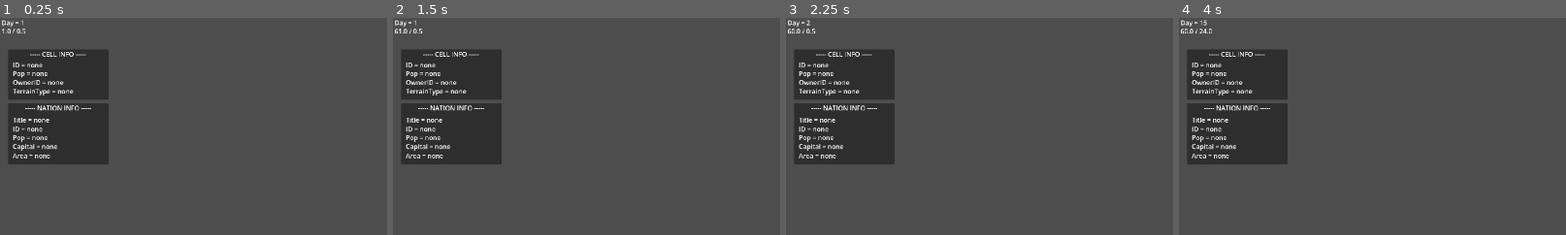
Above: before the commit, frames 1-4 (left to right).
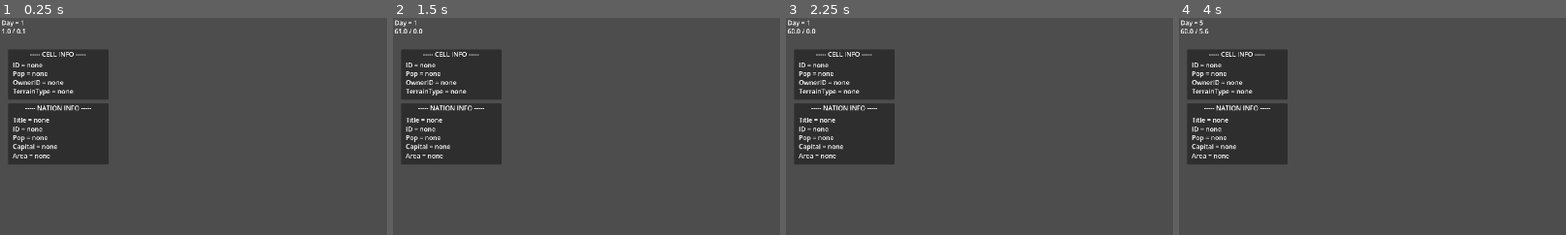
Above: after the commit, the same moments.

Repository: PowerThePowerfullest64/UntitledMapGame
Game: Godot game, scene res://main.tscn
The game is run twice, just before and just after one commit, with the same random seed, the same clock (stepped at 60 frames per second) and the same inputs.
Inputs (mouse positions are % of the whole screen's width and height, from its top left):
- Up to frame 1 (0.25 s): no input
- Up to frame 2 (1.5 s): tap Enter at 0.5 s; move the mouse to (72, 45) at 0.52 s; hold Right (cell_right, bound only after the commit) 0.53-1.28 s; tap T (change_cell_owner) at 0.6 s; click (72, 45) at 0.8 s; tap Space (toggle_pause, bound only after the commit) at 1.25 s; move the mouse to (30, 55) at 1.27 s; hold Down (cell_down, bound only after the commit) from 1.28 s (still down); click (30, 55) at 1.35 s
- Up to frame 3 (2.25 s): tap 1 (speed1) at 1.55, 2.1 s; tap Enter at 2 s; move the mouse to (60, 28) at 2.02 s; release Down (cell_down, bound only after the commit) at 2.03 s; hold Right (cell_right, bound only after the commit) from 2.03 s (still down)
- Up to frame 4 (4 s): tap 2 (speed2) at 2.3, 2.85 s; tap Space (toggle_pause, bound only after the commit) at 2.75 s; move the mouse to (45, 70) at 2.77 s; release Right (cell_right, bound only after the commit) at 2.78 s; hold Up (cell_up, bound only after the commit) 2.78-3.53 s; tap 3 (speed3) at 3.05, 3.6 s; tap Enter at 3.5 s; move the mouse to (80, 65) at 3.52 s; hold Left (cell_left, bound only after the commit) from 3.53 s (still down); tap 4 (speed4) at 3.8 s
The pictures show only the part of the screen within x 0-50%, y 0-50%; the shares and areas given below are measured in that part.

The runs differ from the first frame. In frame 1, less than 0.1% of the frame differs, in the area x 5-7%, y 4-8%; in frame 2, less than 0.1%; in frame 3, less than 0.1%; in frame 4, less than 0.1%, in the area x 5-9%, y 0-8%.

Commit message:
Balanced Taxes, Balanced Time, Balanced Pop Growth, Added Arrow Cell Movement Selection

Diff:
--- a/Scripts/Globals/map_manager.gd
+++ b/Scripts/Globals/map_manager.gd
@@ -15,7 +15,7 @@
 
 var updating_cells: bool = false
 var cell_index: int = 0
-const CHUNK_SIZE: int = 200000 # cells updated per frame: higher = more work in less frames
+const CHUNK_SIZE: int = 500000 # cells updated per frame: higher = more work in less frames
 
 var noise: FastNoiseLite = FastNoiseLite.new()
 
@@ -64,6 +64,8 @@
 	initialize()
 
 func _process(_delta: float) -> void:
+
+
 	if not updating_cells: return
 
 	if cell_index >= cell_count:
@@ -77,7 +79,9 @@
 	var end_index: int = cell_index + count
 
 	for i in range(cell_index, end_index):
-		population[i] *= 1.0025
+		var births: float = population[i] * 0.00075
+		var deaths: float = population[i] * 0.0005
+		population[i] += births - deaths
 
 	cell_index = end_index
 
--- a/Scripts/Globals/player_manager.gd
+++ b/Scripts/Globals/player_manager.gd
@@ -33,6 +33,18 @@
 		selected_cell_id = index
 		is_cell_selected = true
 
+	var cell_move: Vector2i = Vector2i.ZERO
+	if Input.is_action_just_pressed("cell_up"): cell_move.y -= 1
+	if Input.is_action_just_pressed("cell_left"): cell_move.x -= 1
+	if Input.is_action_just_pressed("cell_down"): cell_move.y += 1
+	if Input.is_action_just_pressed("cell_right"): cell_move.x += 1
+
+	var new_cell_pos: Vector2i = selected_cell + cell_move
+
+	if is_cell_selected and cell_move != Vector2i.ZERO and MapManager.within_bounds(new_cell_pos):
+		selected_cell = new_cell_pos
+		selected_cell_id = MapManager.pos_to_idx(selected_cell)
+
 	queue_redraw()
 
 func _draw() -> void:
--- a/Scripts/Globals/time_manager.gd
+++ b/Scripts/Globals/time_manager.gd
@@ -5,26 +5,45 @@
 var accumulator: float = 0.0
 var tps: float = 0.0
 var tick_duration: float = 0.0
+const TPS_RATE: float = 0.02 # how fast tps interpolates to target tps
+var target_tps: float = 0.0
+
+var paused: bool = false
 
 signal day_passed(day: int)
 
 const SPEED1: float = 0.5
 const SPEED2: float = 2.0
-const SPEED3: float = 8.0
-const SPEED4: float = 24.0
+const SPEED3: float = 5.0
+const SPEED4: float = 16.0
+
+func set_target_tps(_target_tps: float) -> void:
+	target_tps = _target_tps
 
 func set_tps(_tps: float) -> void:
 	tps = _tps
-	tick_duration = 1.0 / tps
+
+	if tps == 0.0:
+		tick_duration = INF
+	else:
+		tick_duration = 1.0 / tps
 
 func _ready() -> void:
-	set_tps(SPEED1)
+	set_target_tps(SPEED1)
 
 func _process(delta: float) -> void:
-	if Input.is_action_just_pressed("speed1"): set_tps(SPEED1)
-	if Input.is_action_just_pressed("speed2"): set_tps(SPEED2)
-	if Input.is_action_just_pressed("speed3"): set_tps(SPEED3)
-	if Input.is_action_just_pressed("speed4"): set_tps(SPEED4)
+	if Input.is_action_just_pressed("toggle_pause"):
+		paused = not paused
+
+	if paused:
+		set_tps(0.0)
+	else:
+		set_tps(lerp(tps, target_tps, TPS_RATE))
+
+	if Input.is_action_just_pressed("speed1"): set_target_tps(SPEED1)
+	if Input.is_action_just_pressed("speed2"): set_target_tps(SPEED2)
+	if Input.is_action_just_pressed("speed3"): set_target_tps(SPEED3)
+	if Input.is_action_just_pressed("speed4"): set_target_tps(SPEED4)
 
 	accumulator += delta
 
--- a/Scripts/Globals/ui_manager.gd
+++ b/Scripts/Globals/ui_manager.gd
@@ -44,7 +44,7 @@
 	day_counter.text = "Day = " + str(day)
 
 func update_fps_counter() -> void:
-	fps_counter.text = str(Engine.get_frames_per_second()) + " / " + str(TimeManager.tps)
+	fps_counter.text = str(Engine.get_frames_per_second()) + " / %.1f" % TimeManager.tps
 
 func update_cell_id() -> void:
 	if not PlayerManager.is_cell_selected:
--- a/Scripts/nation.gd
+++ b/Scripts/nation.gd
@@ -6,7 +6,7 @@
 var cells: Array[int] = [] # the cells which it owns stored as ids
 var area: int = 0
 var capital: float = 0.0
-var tax_rate: float = 1.0 # capital per person
+var tax_rate: float = 0.01 # capital per person per day
 
 func _init(_title: String, _id: int) -> void:
 	title = _title
@@ -28,6 +28,8 @@
 
 	NationManager.tilemaplayer.set_cell(MapManager.idx_to_pos(cell_id), 0, Vector2i(id, 0))
 
+	print("Added cell to " + title)
+
 	return true
 
 func remove_cell(cell_id: int) -> bool:
@@ -38,6 +40,8 @@
 	MapManager.owner_id[cell_id] = -1
 
 	NationManager.tilemaplayer.set_cell(MapManager.idx_to_pos(cell_id), 0, Vector2i(3, 0))
+
+	print("Removed cell from " + title)
 
 	return true
 
--- a/project.godot
+++ b/project.godot
@@ -96,6 +96,31 @@
 "events": [Object(InputEventKey,"resource_local_to_scene":false,"resource_name":"","device":-1,"window_id":0,"alt_press …(192 unchanged characters)…
 ]
 }
+cell_up={
+"deadzone": 0.2,
+"events": [Object(InputEventKey,"resource_local_to_scene":false,"resource_name":"","device":-1,"window_id":0,"alt_pressed":false,"shift_pressed":false,"ctrl_pressed":false,"meta_pressed":false,"pressed":false,"keycode":0,"physical_keycode":4194320,"key_label":0,"unicode":0,"location":0,"echo":false,"script":null)
+]
+}
+cell_left={
+"deadzone": 0.2,
+"events": [Object(InputEventKey,"resource_local_to_scene":false,"resource_name":"","device":-1,"window_id":0,"alt_pressed":false,"shift_pressed":false,"ctrl_pressed":false,"meta_pressed":false,"pressed":false,"keycode":0,"physical_keycode":4194319,"key_label":0,"unicode":0,"location":0,"echo":false,"script":null)
+]
+}
+cell_down={
+"deadzone": 0.2,
+"events": [Object(InputEventKey,"resource_local_to_scene":false,"resource_name":"","device":-1,"window_id":0,"alt_pressed":false,"shift_pressed":false,"ctrl_pressed":false,"meta_pressed":false,"pressed":false,"keycode":0,"physical_keycode":4194322,"key_label":0,"unicode":0,"location":0,"echo":false,"script":null)
+]
+}
+cell_right={
+"deadzone": 0.2,
+"events": [Object(InputEventKey,"resource_local_to_scene":false,"resource_name":"","device":-1,"window_id":0,"alt_pressed":false,"shift_pressed":false,"ctrl_pressed":false,"meta_pressed":false,"pressed":false,"keycode":0,"physical_keycode":4194321,"key_label":0,"unicode":0,"location":0,"echo":false,"script":null)
+]
+}
+toggle_pause={
+"deadzone": 0.2,
+"events": [Object(InputEventKey,"resource_local_to_scene":false,"resource_name":"","device":-1,"window_id":0,"alt_pressed":false,"shift_pressed":false,"ctrl_pressed":false,"meta_pressed":false,"pressed":false,"keycode":0,"physical_keycode":32,"key_label":0,"unicode":32,"location":0,"echo":false,"script":null)
+]
+}
 
 [physics]
 
